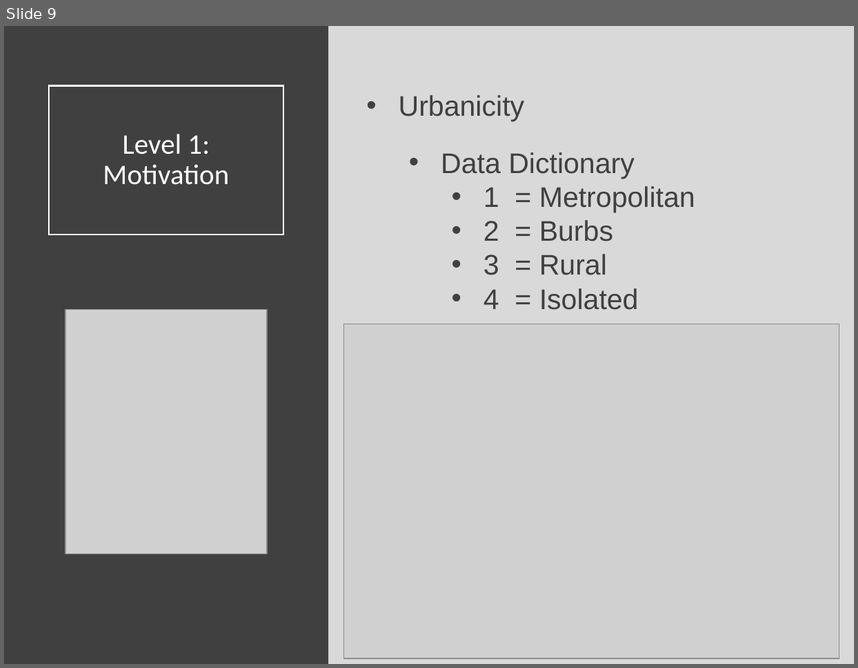
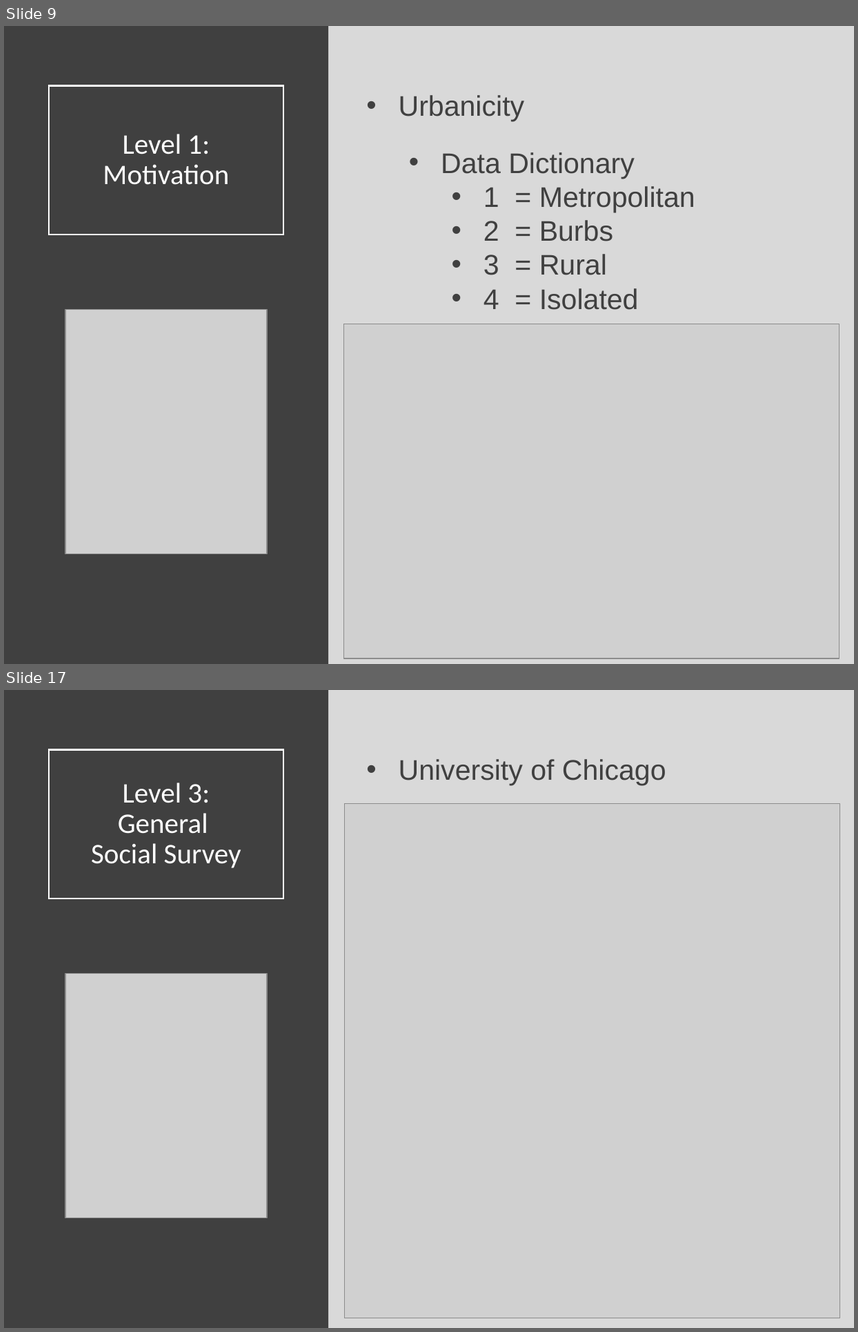
Before and after one commit to Yixf-Self/STOR320_WEBSITE, a slide deck: Lecture/Lecture 17/Lecture 17.pptx. Shown one above the other, each under a label of ours: slide 9 before the commit, slides 9 and 17 after it; the slides between them are not shown. The pictures are 858x668 and 858x1332 pixels, drawn with LibreOffice and Linux fonts; fonts in the diff are those of the drawing; grey boxes stand for pictures. Boxes give left, top, right and bottom in pixels: in the first picture for what was removed or moved away, otherwise in the second. Text is boxed around its words. In the diff, an @@ line names an element or a change of style, - is before the commit and + after.

```diff
--- a/Lecture/Lecture 17/Lecture 17.pptx
+++ b/Lecture/Lecture 17/Lecture 17.pptx
@@ slide 17 added at <box>4,690,854,1328</box>, background #D9D9D9 @@
@@ rectangle added at <box>4,690,329,1328</box>, fill #404040 @@
@@ title added at <box>49,749,283,898</box>, outline #FFFFFF 1.5 pt, 24 pt, text #FFFFFF @@
+Level 3:
+General
+Social Survey
@@ text added at <box>399,759,666,786</box>, 24 pt, text #404040 @@
+• University of Chicago
@@ picture added at <box>345,803,840,1317</box> @@
@@ picture added at <box>65,973,267,1217</box> @@
```
Also in this commit, not shown: 1 slide changed, 25 other slides added, 6 other files.
